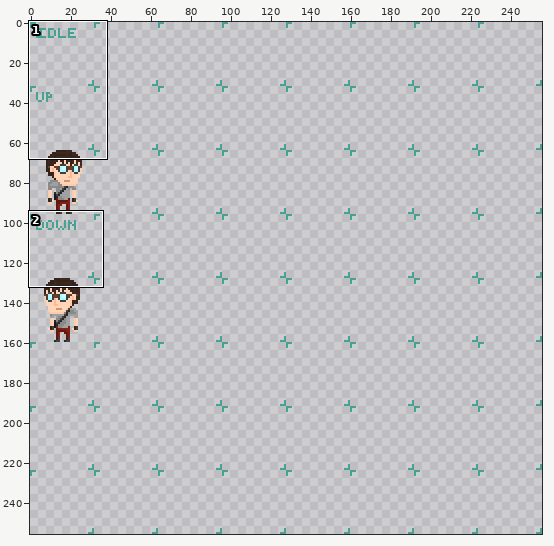
Sprite sheet, stored at src/main/resources/textures/mob/foster.png. The picture above shows the old version from afar; the outline marks the close-up.
Close-up. Before:
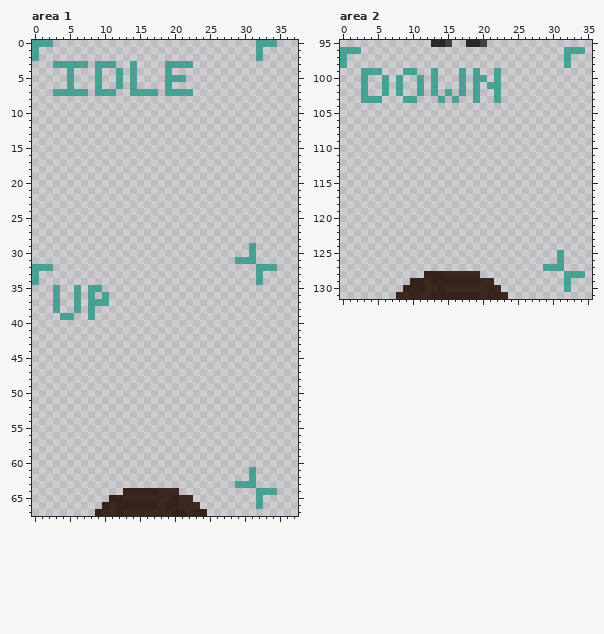
The file is 256x256 pixels. Shown: area 1: x 0..37, y 0..67; area 2: x 0..35, y 95..131.
New version:
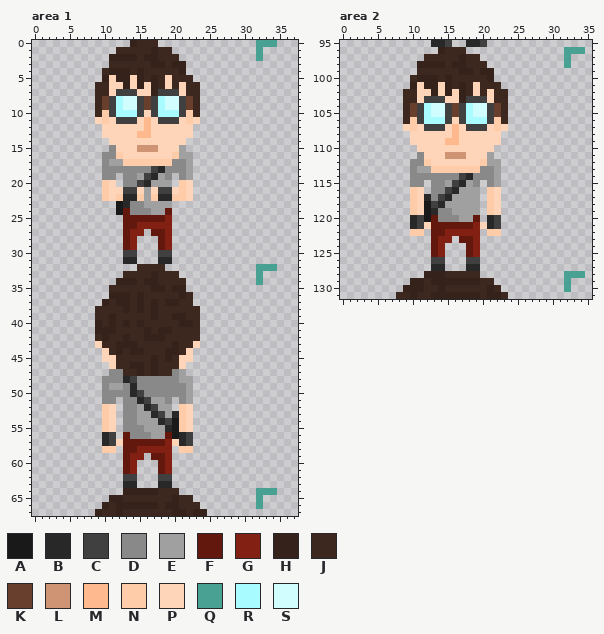
Palette (. is transparent): A #191919  B #282828  C #404040  D #898989  E #a0a0a0  F #63180e  G #822013  H #35231b  J #3d281f  K #683e2c  L #ce9473  M #ffb98e  N #ffccaa  P #ffd5ba  Q #49a194  R #a8fcff  S #d1fdff
Log entry: Added the rest of the Foster directions.
Changes in this commit:
--- area 1
@@ x 0..37 @@
- 0 QQQ.............................QQQ...
- 1 Q...............................Q.....
- 2 Q...............................Q.....
- 3 ...QQQQQ.QQQ..Q....QQQQ...............
- 4 .....Q...Q..Q.Q....Q..................
- 5 .....Q...Q..Q.Q....QQQ................
- 6 .....Q...Q..Q.Q....Q..................
- 7 ...QQQQQ.QQQ..QQQQ.QQQQ...............
- 8 ......................................
- 9 ......................................
-10 ......................................
-11 ......................................
-12 ......................................
-13 ......................................
-14 ......................................
-15 ......................................
-16 ......................................
-17 ......................................
-18 ......................................
-19 ......................................
-20 ......................................
-21 ......................................
-22 ......................................
-23 ......................................
-24 ......................................
-25 ......................................
-26 ......................................
-27 ......................................
-28 ......................................
-29 ...............................Q......
-30 ...............................Q......
-31 .............................QQQ......
-32 QQQ.............................QQQ...
-33 Q...............................Q.....
-34 Q...............................Q.....
-35 ...Q..Q.QQ............................
-36 ...Q..Q.Q.Q...........................
-37 ...Q..Q.QQQ...........................
-38 ...Q..Q.Q.............................
-39 ....QQ..Q.............................
-40 ......................................
-41 ......................................
-42 ......................................
-43 ......................................
-44 ......................................
-45 ......................................
-46 ......................................
-47 ......................................
-48 ......................................
-49 ......................................
-50 ......................................
-51 ......................................
-52 ......................................
-53 ......................................
-54 ......................................
-55 ......................................
-56 ......................................
-57 ......................................
-58 ......................................
-59 ......................................
-60 ......................................
-61 ...............................Q......
-62 ...............................Q......
-63 .............................QQQ......
+ 0 ..............HJJJ..............QQQ...
+ 1 ............JJJJJHJJ............Q.....
+ 2 ...........HHHHJHHJJJ...........Q.....
+ 3 ...........JJJJJJHHJHH................
+ 4 ..........JHHHJHJJJJJH................
+ 5 ..........HPHHPHJHJPJJJ...............
+ 6 .........JJPPHPHPHJPJPJJ..............
+ 7 .........JJPCCCPPHCCCPJJ..............
+ 8 .........JKCRSSCKCRSSCKJ..............
+ 9 .........JKCRSSCKCRSSCKJ..............
+10 .........JNCRRRCPCRRRCNJ..............
+11 .........PNPCCCPMPCCCPNP..............
+12 ..........PPPPPPMPPPPPP...............
+13 ..........PPPPPMMPPPPPP...............
+14 ...........PPPPPPPPPPP................
+15 ...........DPPPLLLPPPE................
+16 ..........DDNPPPPPPPNEE...............
+17 ..........DEENNNNNNNDDE...............
+18 ..........DDDDDDDCBDDDE...............
+19 ..........DD.DDECBED.DE...............
+20 ..........NP.DDCBEEE.NP...............
+21 ..........NPPCCPEPCCPNP...............
+22 ..........NPNBBNENBBNNP...............
+23 ............ABDDEEEE..................
+24 ............AFDDDEEF..................
+25 .............FFFFFFG..................
+26 .............FFGGGGG..................
+27 .............FGG.FFG..................
+28 .............FG...FG..................
+29 .............FG...FG..................
+30 .............CC...CC..................
+31 .............BB...BB..................
+32 ...............JJJJ.............QQQ...
+33 .............JJJJHJJJ...........Q.....
+34 ............HHHJHHJJJJ..........Q.....
+35 ...........JJJJJJHHJHH................
+36 ...........HHHJHJJJJJHJ...............
+37 ..........HJHHJHJHJHHJJ...............
+38 .........JJJJHJHJHJJJJJJ..............
+39 .........JJHJJJJJHJJHHJJ..............
+40 .........HJHJHJHJJJJJHHJ..............
+41 .........HHHJJJJHJHHJJJJ..............
+42 .........JHJJHJJHHHJJJJJ..............
+43 .........PJJHHHJJJJJHJJP..............
+44 ..........PJHJHHJJJHHJP...............
+45 ..........PPJJJJJHJHJPP...............
+46 ...........PJJHHJHJJJP................
+47 ...........DDJJHJHJJDE................
+48 ..........DDDBCDDDDDDEE...............
+49 ..........DEEDBDDDDDDDE...............
+50 ..........DDDDBCDDDDDDE...............
+51 ..........DD.DDBCEED.DE...............
+52 ..........NP.DDEBCEE.NP...............
+53 ..........NP.DDEEBCEBNP...............
+54 ..........NP.DDEEEBCANP...............
+55 ..........NP.DDDEEEBANP...............
+56 ..........BC.FDDDEEFABC...............
+57 ..........BCPFFFFFFGPBC...............
+58 ..........NN.FFGGGGG.NN...............
+59 .............FGG.FFG..................
+60 .............FG...FG..................
+61 .............FG...FG..................
+62 .............CC...CC..................
+63 .............BB...BB..................
 64 .............HHHHHJJJ...........QQQ...
--- area 2
@@ x 0..35 @@
  95 .............BBC..BBC...............
- 96 QQQ.............................QQQ.
- 97 Q...............................Q...
- 98 Q...............................Q...
- 99 ...QQQ...QQ..Q...Q.Q..Q.............
-100 ...Q..Q.Q..Q.Q...Q.QQ.Q.............
-101 ...Q..Q.Q..Q.Q...Q.Q.QQ.............
-102 ...Q..Q.Q..Q.Q.Q.Q.Q..Q.............
-103 ...QQQ...QQ...Q.Q..Q..Q.............
-104 ....................................
-105 ....................................
-106 ....................................
-107 ....................................
-108 ....................................
-109 ....................................
-110 ....................................
-111 ....................................
-112 ....................................
-113 ....................................
-114 ....................................
-115 ....................................
-116 ....................................
-117 ....................................
-118 ....................................
-119 ....................................
-120 ....................................
-121 ....................................
-122 ....................................
-123 ....................................
-124 ....................................
-125 ...............................Q....
-126 ...............................Q....
-127 .............................QQQ....
+ 96 ..............HJJJ..............QQQ.
+ 97 ............JJJJJHJJ............Q...
+ 98 ...........HHHHJHHJJJ...........Q...
+ 99 ...........JJJJJJHHJHH..............
+100 ..........JHHHJHJJJJJH..............
+101 ..........HPHHPHJHJPJJJ.............
+102 .........JJPPHPHPHJPJPJJ............
+103 .........JJPCCCPPHCCCPJJ............
+104 .........JKCRSSCKCRSSCKJ............
+105 .........JKCRSSCKCRSSCKJ............
+106 .........JNCRRRCPCRRRCNJ............
+107 .........PNPCCCPMPCCCPNP............
+108 ..........PPPPPPMPPPPPP.............
+109 ..........PPPPPMMPPPPPP.............
+110 ...........PPPPPPPPPPP..............
+111 ...........DPPPLLLPPPE..............
+112 ..........DDNPPPPPPPNEE.............
+113 ..........DEENNNNNNNDDE.............
+114 ..........DDDDDDDCBDDDE.............
+115 ..........DD.DDECBED.DE.............
+116 ..........NP.DDCBEEE.NP.............
+117 ..........NPBDCBEEEE.NP.............
+118 ..........NPACBEEEEE.NP.............
+119 ..........NPABDDEEEE.NP.............
+120 ..........BCAFDDDEEF.BC.............
+121 ..........BCPFFFFFFGPBC.............
+122 ..........NN.FFGGGGG.NN.............
+123 .............FGG.FFG................
+124 .............FG...FG................
+125 .............FG...FG................
+126 .............CC...CC................
+127 .............BB...BB................
 128 ............HHHJJJJJ............QQQ.
Boxes around the changes in both close-ups, in picture pixels (x1, y1, x2, y2):
changed: (32, 40, 200, 488)
erased: (235, 243, 256, 264)
erased: (235, 467, 256, 488)
changed: (340, 47, 508, 271)
erased: (543, 250, 564, 271)
